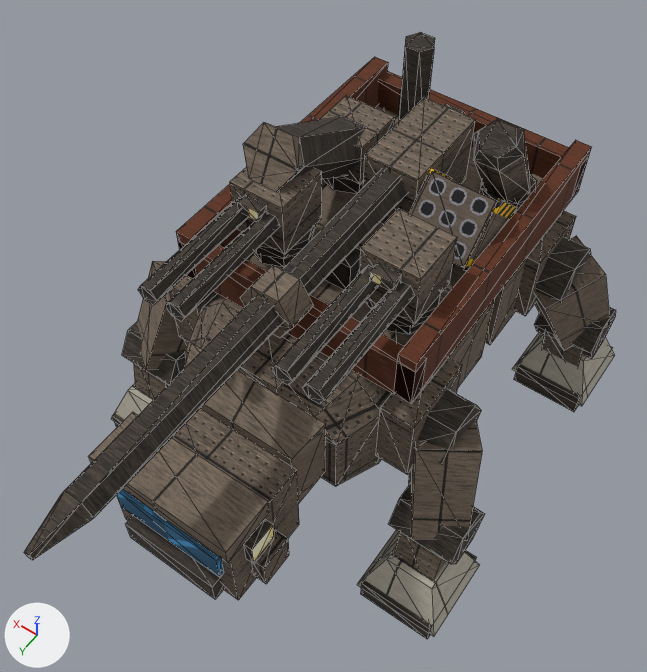
A saved change to the glTF model art/models/clydesdale.glb.
Rendered twice from a 50 mm lens placed at (-54.2, 88.2, 156.1), pointed at (-0.1, 12.4, 37.0). The axes (+X, +Y, +Z) are drawn at lower left. The lights are the same throughout. The first picture is the older version. Mesh edges are drawn as thin lines. Where no turn or scale is listed for an object, it has been applied to the vertices. Vertices at exactly the same position are counted once.

Objects in the first picture: 'autogun', 'autogun.001', 'autogun.002', 'autogun.003', 'bed_side', 'breech', 'brow', 'feather', 'head', 'hull', 'lance', 'neck', 'pedestal', 'pedestal.001', 'rack_face', 'thigh', 'turret', 'turret.001' and 47 more.
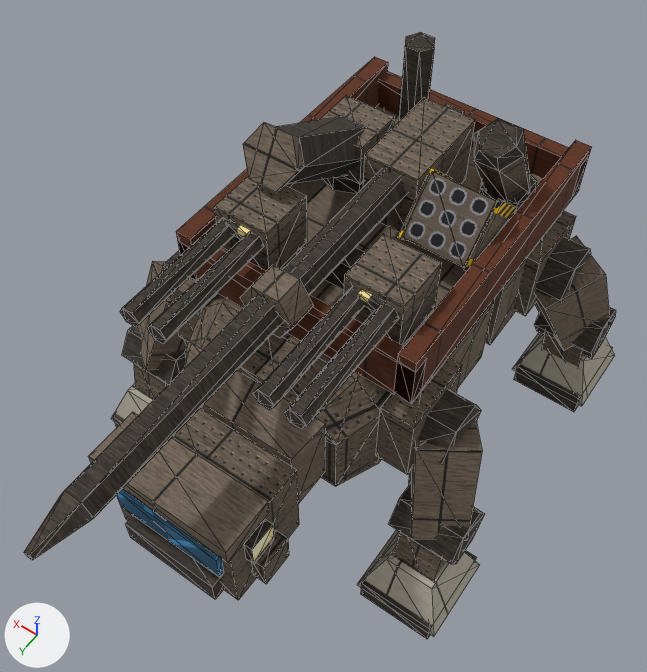
The change in detail:
me_autogun is used by ob_autogun; location (0.0, 0.0, 0.0).
me_autogun had 12 vertices, 20 faces and spanned x -16.4..-12.8, y 13.0..35.0, z 57.4..60.6.
me_autogun now has 12 vertices, 20 faces and spans x -16.4..-12.8, y 17.0..39.0, z 56.4..59.6.
me_autogun part 1: the whole mesh is moved by (0.0, 4.0, -1.0).
me_autogun_001 is used by ob_autogun_001; location (0.0, 0.0, 0.0).
me_autogun_001 had 12 vertices, 20 faces and spanned x -11.2..-7.6, y 13.0..35.0, z 57.4..60.6.
me_autogun_001 now has 12 vertices, 20 faces and spans x -11.2..-7.6, y 17.0..39.0, z 56.4..59.6.
me_autogun_001 part 2: the whole mesh is moved by (0.0, 4.0, -1.0).
me_turret is used by ob_turret; location (0.0, 0.0, 0.0).
me_turret had 8 vertices, 12 faces and spanned x -17.0..-7.0, y 3.0..13.0, z 53.0..63.0.
me_turret now has 8 vertices, 12 faces and spans x -17.0..-7.0, y 7.0..17.0, z 51.0..61.0.
me_turret part 3: the whole mesh is moved by (0.0, 4.0, -2.0).
me_autogun_002 is used by ob_autogun_002; location (0.0, 0.0, 0.0).
me_autogun_002 had 12 vertices, 20 faces and spanned x 7.6..11.2, y 13.0..35.0, z 57.4..60.6.
me_autogun_002 now has 12 vertices, 20 faces and spans x 7.6..11.2, y 17.0..39.0, z 56.4..59.6.
me_autogun_002 part 4: the whole mesh is moved by (0.0, 4.0, -1.0).
me_autogun_003 is used by ob_autogun_003; location (0.0, 0.0, 0.0).
me_autogun_003 had 12 vertices, 20 faces and spanned x 12.8..16.4, y 13.0..35.0, z 57.4..60.6.
me_autogun_003 now has 12 vertices, 20 faces and spans x 12.8..16.4, y 17.0..39.0, z 56.4..59.6.
me_autogun_003 part 5: the whole mesh is moved by (0.0, 4.0, -1.0).
me_turret_001 is used by ob_turret_001; location (0.0, 0.0, 0.0).
me_turret_001 had 8 vertices, 12 faces and spanned x 7.0..17.0, y 3.0..13.0, z 53.0..63.0.
me_turret_001 now has 8 vertices, 12 faces and spans x 7.0..17.0, y 7.0..17.0, z 51.0..61.0.
me_turret_001 part 6: the whole mesh is moved by (0.0, 4.0, -2.0).
Object 'pedestal' (ob_pedestal) is deleted.
Object 'pedestal.001' (ob_pedestal_001) is deleted.

Where the change shows, as pixel boxes (x1, y1, x2, y2) in the pictures (647 x 672 px):
'turret', moved: before (360, 209, 457, 324); after (344, 234, 441, 345)
'turret.001', moved: before (230, 167, 322, 255); after (214, 177, 307, 271)
'autogun', moved: before (303, 282, 414, 404); after (284, 304, 399, 429)
'autogun.001', moved: before (271, 265, 379, 385); after (253, 287, 364, 410)
'autogun.002', moved: before (166, 212, 280, 321); after (147, 232, 264, 344)
'autogun.003', moved: before (138, 198, 249, 305); after (120, 217, 234, 327)
'pedestal.001', deleted: before (253, 252, 299, 267)
'pedestal', deleted (mostly hidden): before (386, 320, 426, 334)
